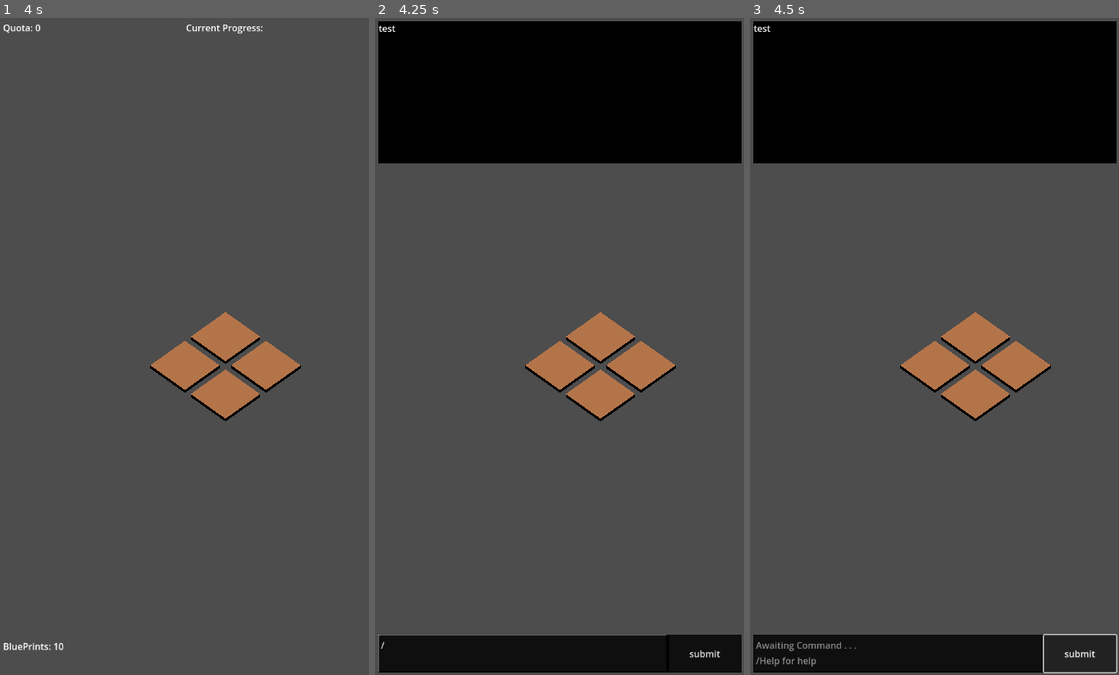
Above: before the commit, frames 1-3 (left to right).
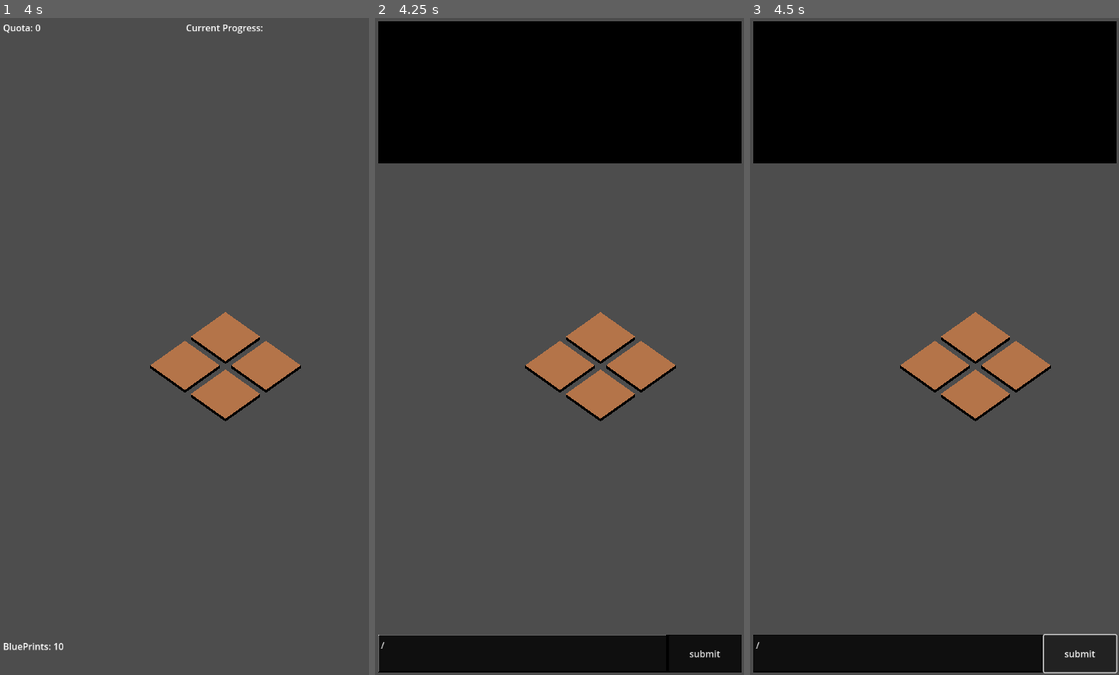
Above: after the commit, the same moments.

Repository: MannyFluss/AlienArchitect
Game: Godot game, scene res://Scenes/GamePlayScene/main.tscn
The game is run twice, just before and just after one commit, with the same random seed, the same clock (stepped at 60 frames per second) and the same inputs. The engine's default icon, where the game draws it, is replaced by a stand-in: a white triangle on a blue panel in a dark square.
Inputs (mouse positions are in pixels of both pictures, inside the frame that each line leads up to):
- Up to frame 1 (4 s): tap Enter (submit_console, bound only after the commit) at 0.5, 2, 3.5 s; move the mouse to (265, 313) at 0.52 s; press the mouse at (265, 313) at 0.53 s; tap Space at 1.25, 2.75 s; move the mouse to (110, 379) at 1.27 s; release the mouse at (110, 379) at 1.28 s; click (110, 379) at 1.35 s; move the mouse to (221, 201) at 2.02 s; press the mouse at (221, 201) at 2.03 s; move the mouse to (166, 477) at 2.77 s; release the mouse at (166, 477) at 2.78 s; click (166, 477) at 2.85 s; move the mouse to (295, 445) at 3.52 s; press the mouse at (295, 445) at 3.53 s
- Up to frame 2 (4.25 s): tap / (open_console) at 4.15 s
- Up to frame 3 (4.5 s): release the mouse at (1045, 445) at 4.25 s; click "submit" at 4.25 s

Frame 1 is identical in both runs. In frame 2, less than 0.1% of the frame differs, in the area x 0-6%, y 1-3%; in frame 3, 0.2%, in the area x 0-29%, y 1-99%.

Commit message:
added in command line and a few commands

Diff:
--- a/Prefabs/Deck/Deck.gd
+++ b/Prefabs/Deck/Deck.gd
@@ -1,5 +1,5 @@
 extends Node3D
-
+class_name Deck
 #gotta rethink this too tired atm
 var baseCard : PackedScene= preload("res://Prefabs/Card/Card.tscn")
 
@@ -11,7 +11,8 @@
 var destroyBuilding : PackedScene = preload("res://Prefabs/Buildings/DestroyerBuilding/DestroyerBuilding.tscn")
 
 #make a resource/json for large amounts of cards to save
-
+func _enter_tree() -> void:
+	add_to_group("Decks")
 
 func _ready() -> void:
 	#addCardToDeck(generateCard(destroyBuilding))
@@ -22,15 +23,7 @@
 	#addCardToDeck(generateCard(debugBuilding))
 	#
 	#SaveSystem.writeSave(createSaveResource(),"pee")
-	createDeckFromSave("pee")
-	drawRandomCardToHand()
-	drawRandomCardToHand()
-	drawRandomCardToHand()
-	drawRandomCardToHand()
-	drawRandomCardToHand()
-	drawRandomCardToHand()
-	drawRandomCardToHand()
-	drawRandomCardToHand()
+	pass
 
 
 
@@ -66,6 +59,9 @@
 	toReturn.registerCards(cardResourceArray)
 	return toReturn
 
+func saveDeck(saveName:String)->void:
+	SaveSystem.writeSave(createSaveResource(),saveName)
+
 
 func createDeckFromSave(loadName:String)->void:
 	var save : GeneralSaveResource = SaveSystem.loadSave(loadName)
--- a/Scripts/AutoLoads/CommandLine/CommandLine.gd
+++ b/Scripts/AutoLoads/CommandLine/CommandLine.gd
@@ -1,7 +1,9 @@
 extends Control
 #list of commands
 var commands : Dictionary = {
-	"echo" : "test"
+	"echo" : "test",
+	"drawCard" : "",
+	"clear" : ""
 }
 
 
@@ -33,26 +35,27 @@
 	if Input.is_action_just_released("open_console"):
 		visible = true
 		#on open
-		%CommandLine.grab_focus()
-		%CommandLine.text = "/"
-		%CommandLine.set_caret_column(1)
-
+		clearCommandLine()
 	if Input.is_action_just_released("close_console"):
 		visible = false
+	if Input.is_action_just_pressed("submit_console"):
+		submitCommand()
 
 func _on_button_pressed() -> void:
 	submitCommand()
 
-#parse the command, check if it exists
+
+func clearCommandLine()->void:
+	%CommandLine.grab_focus()
+	%CommandLine.text = "/"
+	%CommandLine.set_caret_column(1)
+
 func submitCommand()->void:
 	var words : Array = parse_command(%CommandLine.text)
-	%CommandLine.clear()
 	if words.is_empty():return
+	clearCommandLine()
+	matchStringToFunction(words[0],words)
 
-	if commands.has(words[0]):
-		matchStringToFunction(words[0],words)
-	else:
-		pass
 
 func outputMessage(message : String)->void:
 	%OutputText.append_text("\n" + message)
@@ -61,10 +64,60 @@
 	match commandName:
 		"echo":
 			echoCommand(parsedCommands)
+		"drawCard":
+			drawCardCommand()
+		"clear":
+			%OutputText.clear()
+		"loadDeck":
+			loadDeck(parsedCommands)
+		"saveDeck":
+			saveDeck(parsedCommands)
 		_:
 			outputMessage(commandName +" command is not implemented yet")
 
+func saveDeck(parsedCommands : Array)->void:
+	if parsedCommands.size()<2:
+		outputMessage("saveDeck command requires save path as second argument")
+		return
+	var myDeck : Deck = get_tree().get_first_node_in_group("Decks") as Deck
+	if Deck==null:
+		outputMessage("Deck not found ... Aborting Command")
+		return
+	myDeck.saveDeck(parsedCommands[1])
 
+func loadDeck(parsedCommands : Array)->void:
+	if parsedCommands.size()<2:
+		outputMessage("loadDeck command requires save path as second argument")
+		return
+	var myDeck : Deck = get_tree().get_first_node_in_group("Decks") as Deck
+	if Deck==null:
+		outputMessage("Deck not found ... Aborting Command")
+		return
+	outputMessage("loading Deck")
+
+	myDeck.createDeckFromSave(parsedCommands[1])
+	pass
+
+func drawCardCommand()->void:
+	var myDeck : Deck = get_tree().get_first_node_in_group("Decks") as Deck
+	if Deck==null:
+		outputMessage("Deck not found ... Aborting Command")
+		return
+	myDeck.drawRandomCardToHand()
+	outputMessage("Drawing card...")
+
+
+
+func findFirstNodeOfType(root: Node, type : String ) -> Node:
+	if root.get_class() == type:
+		return root
+	for child in root.get_children():
+		var found: = findFirstNodeOfType(child, type)
+		if found:
+			return found
+
+
+	return null
 
 func echoCommand(parsedCommands : Array)->void:
 	var constructMessage : String = ""
--- a/Scripts/AutoLoads/CommandLine/CommandLine.tscn
+++ b/Scripts/AutoLoads/CommandLine/CommandLine.tscn
@@ -29,7 +29,6 @@
 [node name="OutputText" type="RichTextLabel" parent="Top"]
 unique_name_in_owner = true
 layout_mode = 2
-text = "test"
 
 [node name="Bottom" type="MarginContainer" parent="."]
 custom_minimum_size = Vector2(0, 75)
--- a/Scripts/GameState.gd
+++ b/Scripts/GameState.gd
@@ -19,6 +19,9 @@
 var currentMunicipalityScore:int=0
 
 var levelCompleteFlag := false
+
+func _enter_tree() -> void:
+	add_to_group("GameState")
 
 func _ready() -> void:
 	GameStateUtility.connect("generatedScore",onGeneratedScore)
--- a/project.godot
+++ b/project.godot
@@ -49,6 +49,11 @@
 "events": [Object(InputEventKey,"resource_local_to_scene":false,"resource_name":"","device":-1,"window_id":0,"alt_press …(182 unchanged characters)…
 ]
 }
+submit_console={
+"deadzone": 0.5,
+"events": [Object(InputEventKey,"resource_local_to_scene":false,"resource_name":"","device":-1,"window_id":0,"alt_pressed":false,"shift_pressed":false,"ctrl_pressed":false,"meta_pressed":false,"pressed":false,"keycode":0,"physical_keycode":4194309,"key_label":0,"unicode":0,"echo":false,"script":null)
+]
+}
 
 [layer_names]
 
Not shown, removed: todo.txt
